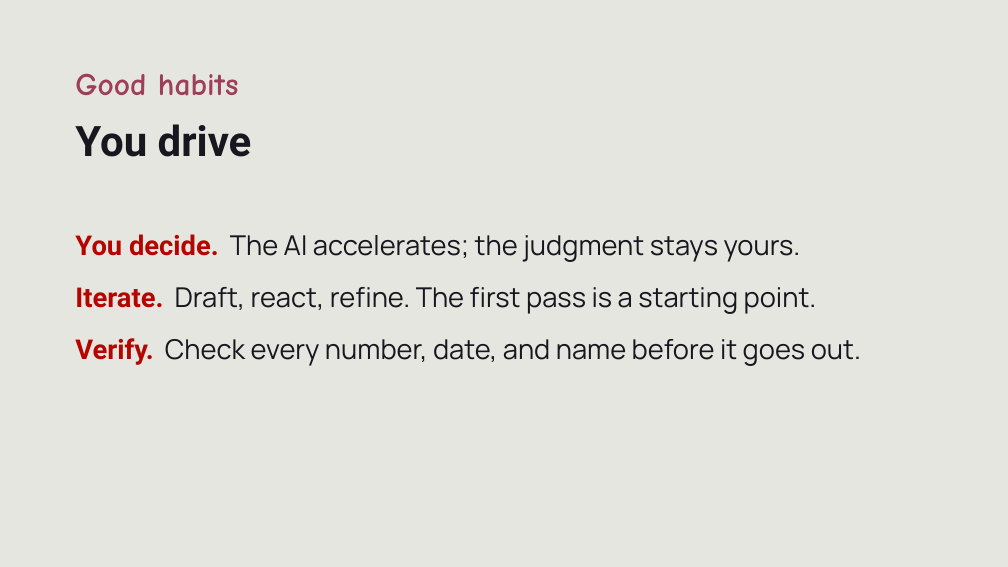
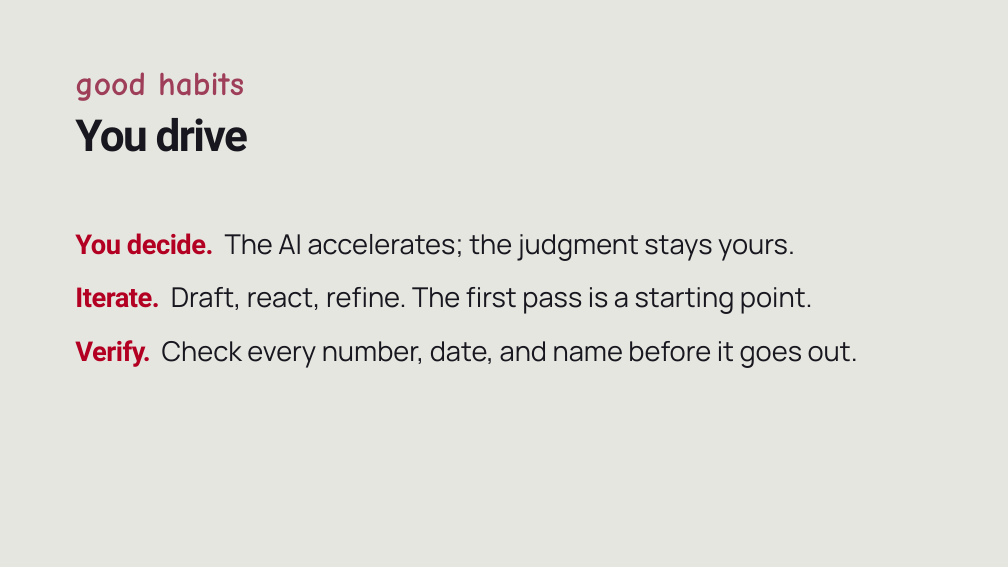
Before and after one commit to ashleyscruse/grant-writing-accelerator, a slide deck: slide 10 of working/context-ai-workshop-slides.pptx. Drawn at 1008x567 pixels with LibreOffice and Linux fonts; fonts in the diff are those of the drawing. Boxes give left, top, right and bottom in pixels: in the first picture for what was removed or moved away, otherwise in the second. Text is boxed around its words. In the diff, an @@ line names an element or a change of style, - is before the commit and + after.

```diff
--- a/working/context-ai-workshop-slides.pptx
+++ b/working/context-ai-workshop-slides.pptx
@@ text at box(75, 72, 244, 101): text changed; size 30 to 32 pt @@
-Good habits
+good habits
@@ text "You drive" at box(75, 118, 248, 152): size 40 to 42 pt, letter spacing 0 to -1.5 pt; line spacing 1.1 to 1.03 @@
@@ text "You decide. The AI accelerates; ..." at box(75, 233, 858, 368): text colour #B50500 to #B30022, letter spacing 0 to -0.5 pt in "You decide.", "Iterate.", "Verify."; line spacing 1.15 to 1.12; more space between paragraphs @@
```
Also in this commit, not shown: 11 other slides changed, 1 other file.
